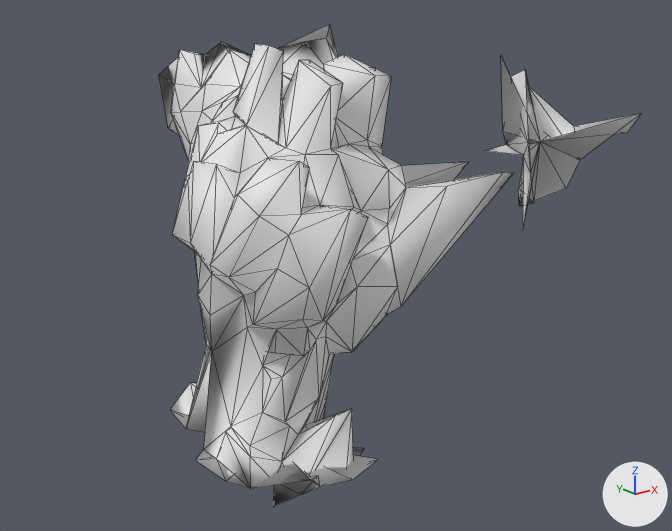
Renders of the OBJ model src/main/resources/assets/kn8/meshes/kaiju_no9_fusion/shin_left.obj from each side of a commit.
Rendered twice from a camera (50 mm lens) standing at (-1.945, -2.037, 1.659) and looking at (-0.369, -0.068, 0.871). Arrows for +X, +Y and +Z are at lower right; the lights stay in place. The picture after the commit comes second. Mesh edges are drawn as thin lines. Where no turn or scale is listed for an object, it has been applied to the vertices. Vertices at exactly the same position are counted once.

In view in the first picture: 'shin_left'.
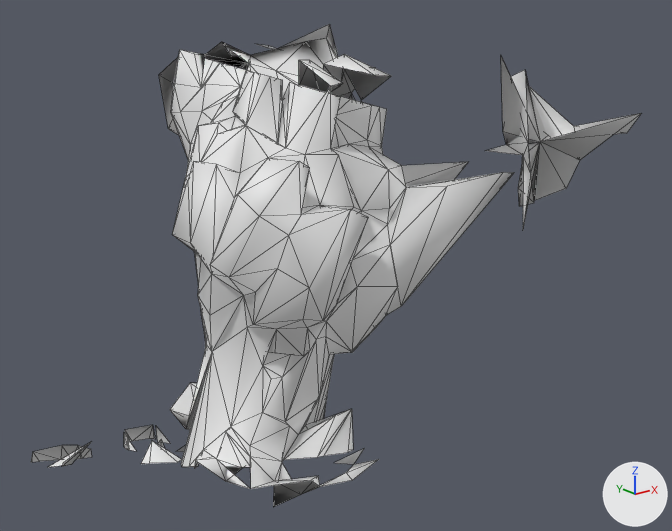
What differs and where, as boxes [x1, y1, x2, y2] in the pictures (672 x 531 px):
'shin_left', reshaped (27% wider): before [159, 24, 641, 507]; after [31, 24, 641, 507]
part 1 of me_shin_left, added: after [124, 425, 155, 451]
part 2 of me_shin_left, cut back: before [201, 42, 391, 147]; after [201, 59, 387, 147]
part 3 of me_shin_left, reshaped: before [171, 409, 379, 489]; after [31, 352, 353, 469]
part 4 of me_shin_left, added: after [156, 426, 170, 443]

The change, as a diff of the scene's bpy script:
```diff
--- a/src/main/resources/assets/kn8/meshes/kaiju_no9_fusion/shin_left.obj.py
+++ b/src/main/resources/assets/kn8/meshes/kaiju_no9_fusion/shin_left.obj.py
@@ me_shin_left @@
 # used by ob_shin_left; location = (0.0, 0.0, 0.0)
 # verts and faces of me_shin_left; kept vertices keep their numbers, new ones are numbered from 316
-me_shin_left.from_pydata(...)  # 316 vertices, 626 faces; spans x -0.919..0.139, y -0.672..0.346, z 0.311..1.532
+me_shin_left.from_pydata(...)  # 457 vertices, 714 faces; spans x -1.096..0.139, y -0.672..0.672, z 0.11..1.532
+# me_shin_left part 1: a new loose piece of 19 vertices spanning x -0.81..-0.623, y 0.368..0.672, z 0.11..0.256
+# me_shin_left part 2
+# 40 faces are deleted
+# 48 vertices are added at x -0.708..-0.309, y -0.3..0.244, z 1.326..1.448
+# 65 new faces join them
+# me_shin_left part 3
+# 1 vertex is removed from x -0.601, y -0.087, z 0.311
+# 23 faces are deleted
+# 65 vertices are added at x -1.096..-0.515, y -0.394..0.553, z 0.222..0.504
+# 65 new faces join them
+# me_shin_left part 4
+verts[397] = (-0.659, 0.524, 0.165)  # pixel (157, 441)
+verts[398] = (-0.661, 0.527, 0.225)  # pixel (155, 425)
+verts[399] = (-0.665, 0.423, 0.204)  # pixel (170, 443)
+verts[400] = (-0.66, 0.531, 0.186)  # pixel (156, 435)
+verts[401] = (-0.659, 0.528, 0.164)  # pixel (157, 441)
+faces += [(397, 398, 399), (397, 400, 398), (397, 401, 400)]
+# other edits to the shape of me_shin_left do not show in these pictures
```
